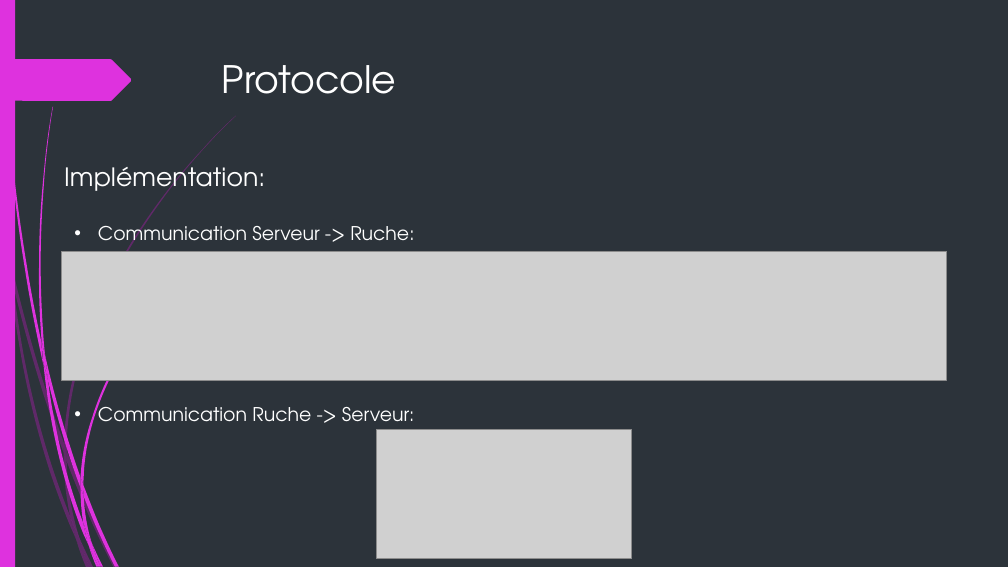
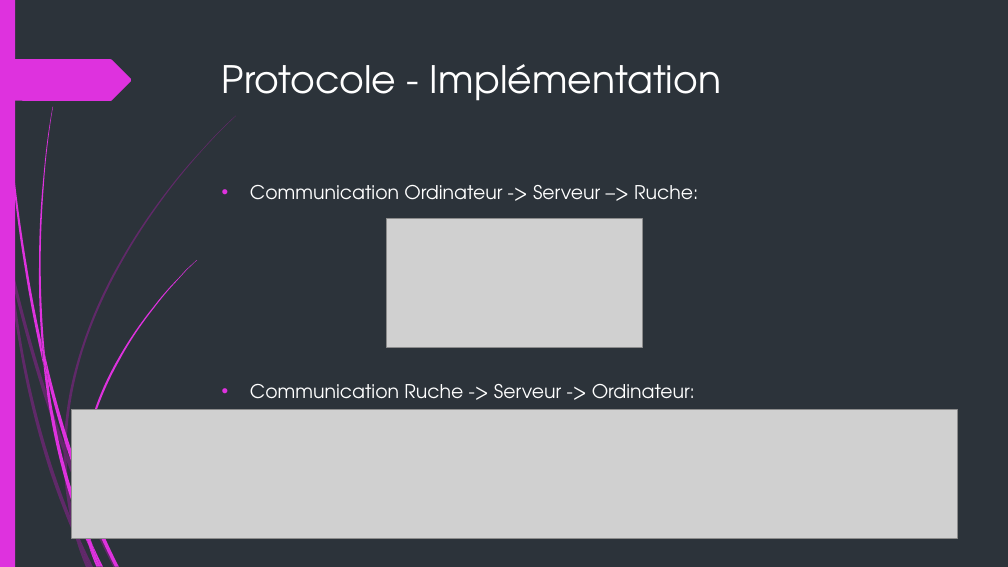
Before and after one commit to fisj2002/Projet_S6_Documentation, a slide deck: slide 12 of Présentation Finale – P3.pptx. Drawn at 1008x567 pixels with LibreOffice and Linux fonts; fonts in the diff are those of the drawing; grey boxes stand for pictures. Boxes give left, top, right and bottom in pixels: in the first picture for what was removed or moved away, otherwise in the second. Text is boxed around its words. In the diff, an @@ line names an element or a change of style, - is before the commit and + after.

Commit message:
Modification de la partie Protocole et Architecture Globale et ajout de l'antenne 3D

```diff
--- a/Présentation Finale – P3.pptx
+++ b/Présentation Finale – P3.pptx
@@ title at <box>222,64,721,101</box>: text changed @@
-Protocole
+Protocole - Implémentation
@@ text removed at <box>64,160,265,198</box> @@
-Implémentation:
@@ text at <box>250,185,698,399</box>: text changed @@
-• Communication Serveur -> Ruche:
-• Communication Ruche -> Serveur:
+• Communication Ordinateur -> Serveur –> Ruche:
+• Communication Ruche -> Serveur -> Ordinateur:
@@ picture: place and size @@
-picture at <box>377,430,632,559</box>
+picture at <box>387,218,643,347</box>
@@ picture: place and size @@
-picture at <box>61,251,947,380</box>
+picture at <box>72,410,957,539</box>
@@ freeform shape removed at <box>80,477,83,496</box> @@
```
Also in this commit, not shown: 2 other slides changed, 2 slides added, 2 slides removed.
